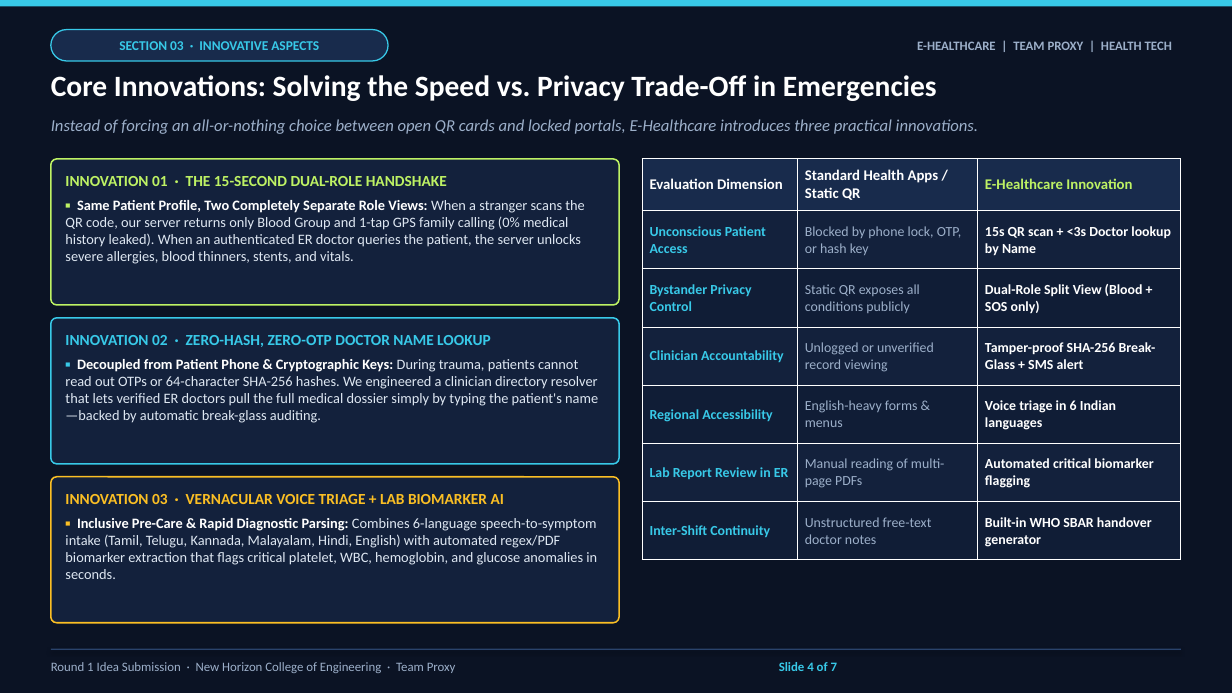
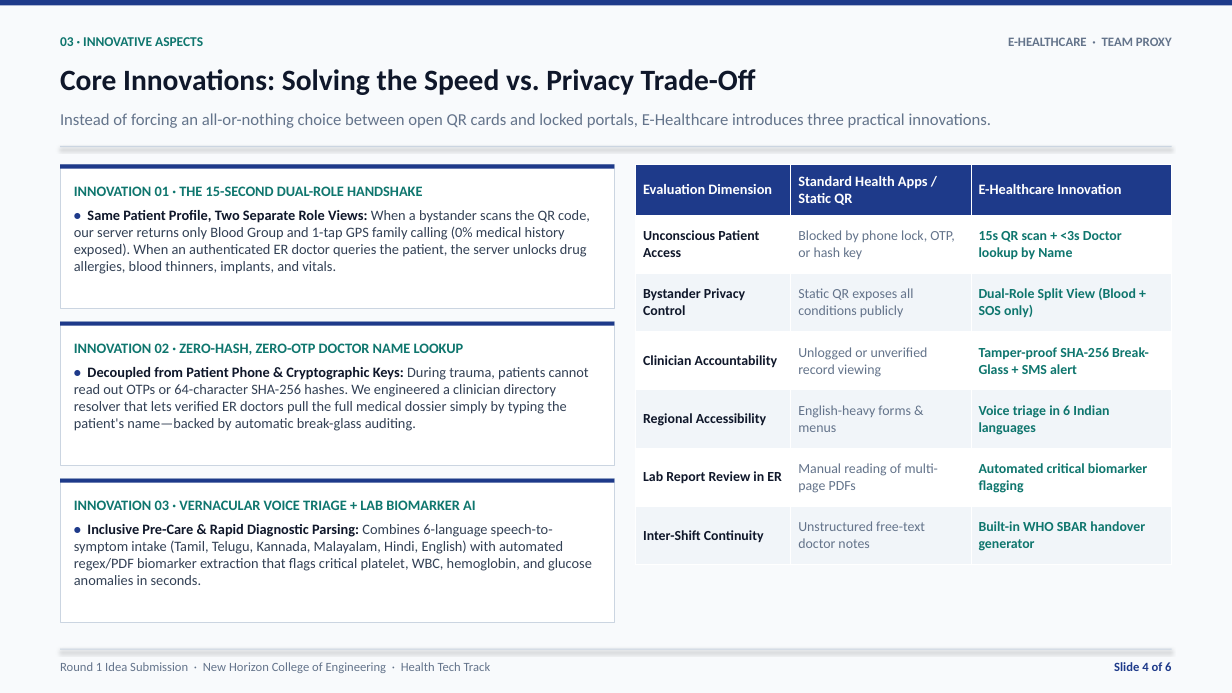
Before and after one commit to yogeshwaran2344/e-healthcare, a slide deck: slide 4 of Round1_Idea_Submission_Proxy.pptx. Drawn at 1232x693 pixels with LibreOffice and Linux fonts; fonts in the diff are those of the drawing. Boxes give left, top, right and bottom in pixels: in the first picture for what was removed or moved away, otherwise in the second. Text is boxed around its words. In the diff, an @@ line names an element or a change of style, - is before the commit and + after.

Commit message:
style(round1): redesign Round 1 deck with clean minimalist light palette and simplified team details

```diff
--- a/Round1_Idea_Submission_Proxy.pptx
+++ b/Round1_Idea_Submission_Proxy.pptx
@@ rectangle at (0, 0, 1232, 693): fill #0B1324 to #F8FAFC @@
@@ rectangle at (0, 0, 1232, 6): fill #38C9E8 to #1E3A8A @@
@@ text at (60, 37, 203, 46): text changed; text colour #38C9E8 to #0F766E @@
-SECTION 03 · INNOVATIVE ASPECTS
+03 · INNOVATIVE ASPECTS
@@ text "03 · INNOVATIVE ASPECTS": place and size @@
-text "03 · INNOVATIVE ASPECTS" at (51, 30, 388, 61)
+text "03 · INNOVATIVE ASPECTS" at (60, 37, 203, 46)
@@ text "03 · INNOVATIVE ASPECTS" at (60, 37, 203, 46): vertical alignment middle to top; fill #182B4C to none; outline #38C9E8 1 pt to none @@
@@ text "E-HEALTHCARE · TEAM PROXY" at (1008, 37, 1172, 46): vertical alignment middle to top @@
@@ text at (1008, 37, 1172, 46): text changed; text colour #9CAFC9 to #64748B @@
-E-HEALTHCARE | TEAM PROXY | HEALTH TECH
+E-HEALTHCARE · TEAM PROXY
@@ text at (60, 69, 756, 95): text changed; text colour #FFFFFF to #0F172A @@
-Core Innovations: Solving the Speed vs. Privacy Trade-Off in Emergencies
+Core Innovations: Solving the Speed vs. Privacy Trade-Off
@@ text "Instead of forcing an all-or-nothing ...": place and size @@
-text "Instead of forcing an all-or-nothing ..." at (51, 119, 978, 134)
+text "Instead of forcing an all-or-nothing ..." at (60, 113, 992, 128)
@@ text "Instead of forcing an all-or-nothing ..." at (60, 113, 992, 128): text colour #9CAFC9 to #64748B, italic off @@
@@ rectangle: place and size @@
-rectangle at (51, 649, 1181, 650)
+rectangle at (60, 146, 1172, 147)
@@ rectangle at (60, 146, 1172, 147): fill #2A436C to #CBD5E1 @@
@@ rectangle "INNOVATION 01 · THE 15-SECOND ...": place and size @@
-rectangle "INNOVATION 01 · THE 15-SECOND ..." at (51, 159, 619, 305)
+rectangle "INNOVATION 01 · THE 15-SECOND ..." at (60, 165, 615, 309)
@@ rectangle "INNOVATION 01 · THE 15-SECOND ..." at (60, 165, 615, 309): rounded rectangle to rectangle; fill #13213C to #FFFFFF; outline #BEF264 1.2 pt to #CBD5E1 0.75 pt @@
@@ rectangle added at (60, 165, 615, 168), fill #1E3A8A @@
@@ table at (636, 165, 1172, 565) @@
@@ fill #182B4C to #1E3A8A in row 1 @@
@@ fill #13213C to #FFFFFF in 9 cells @@
@@ fill #101D36 to #F1F5F9 in 9 cells @@
@@ size 11.5 to 11.2 pt in "Evaluation Dimension", "Standard Health Apps / Static QR", "E-Healthcare Innovation" @@
@@ text colour #BEF264 to #FFFFFF in "E-Healthcare Innovation" @@
@@ text colour #38C9E8 to #0F172A in "Unconscious Patient Access", "Bystander Privacy Control", "Clinician Accountability", "Regional Accessibility" and 2 more places @@
@@ text colour #9CAFC9 to #64748B in "Blocked by phone lock, OTP, or hash ...", "Static QR exposes all conditions publicly", "Unlogged or unverified record viewing", "English-heavy forms & menus" and 2 more places @@
@@ text colour #FFFFFF to #0F766E in "15s QR scan + <3s Doctor lookup ...", "Dual-Role Split View (Blood + SOS only)", "Tamper-proof SHA-256 Break-Glass + SMS alert", "Voice triage in 6 Indian languages" and 2 more places @@
@@ table: place and size @@
-table at (642, 159, 1181, 560)
+table at (636, 165, 1172, 565)
@@ text in rectangle at (74, 186, 422, 196): size 12 to 11.2 pt, text colour #BEF264 to #0F766E in "INNOVATION 01 · THE 15-SECOND DUAL-ROLE HANDSHAKE" @@
@@ text in rectangle at (74, 210, 590, 274): text changed; text colour #DEE7F2 to #334155 @@
-▪ Same Patient Profile, Two Completely Separate Role Views: When a stranger scans the QR code, our server returns only Blood Group and 1-tap GPS family calling (0% medical history leaked). When an authenticated ER doctor queries the patient, the server unlocks severe allergies, blood thinners, stents, and vitals.
+• Same Patient Profile, Two Separate Role Views: When a bystander scans the QR code, our server returns only Blood Group and 1-tap GPS family calling (0% medical history exposed). When an authenticated ER doctor queries the patient, the server unlocks drug allergies, blood thinners, implants, and vitals.
@@ rectangle "INNOVATION 02 · ZERO-HASH, ZERO-OTP ...": place and size @@
-rectangle "INNOVATION 02 · ZERO-HASH, ZERO-OTP ..." at (51, 318, 619, 464)
+rectangle "INNOVATION 02 · ZERO-HASH, ZERO-OTP ..." at (60, 322, 615, 466)
@@ rectangle "INNOVATION 02 · ZERO-HASH, ZERO-OTP ..." at (60, 322, 615, 466): rounded rectangle to rectangle; fill #13213C to #FFFFFF; outline #38C9E8 1.2 pt to #CBD5E1 0.75 pt @@
@@ rectangle added at (60, 322, 615, 325), fill #1E3A8A @@
@@ text in rectangle at (74, 343, 464, 355): size 12 to 11.2 pt, text colour #38C9E8 to #0F766E in "INNOVATION 02 · ZERO-HASH, ZERO-OTP DOCTOR NAME ..." @@
@@ text in rectangle at (74, 367, 589, 431): text changed; text colour #DEE7F2 to #334155 @@
-▪ Decoupled from Patient Phone & Cryptographic Keys: During trauma, patients cannot read out OTPs or 64-character SHA-256 hashes. We engineered a clinician directory resolver that lets verified ER doctors pull the full medical dossier simply by typing the patient's name—backed by automatic break-glass auditing.
+• Decoupled from Patient Phone & Cryptographic Keys: During trauma, patients cannot read out OTPs or 64-character SHA-256 hashes. We engineered a clinician directory resolver that lets verified ER doctors pull the full medical dossier simply by typing the patient's name—backed by automatic break-glass auditing.
@@ rectangle "INNOVATION 03 · VERNACULAR VOICE ...": place and size @@
-rectangle "INNOVATION 03 · VERNACULAR VOICE ..." at (51, 477, 619, 623)
+rectangle "INNOVATION 03 · VERNACULAR VOICE ..." at (60, 479, 615, 623)
@@ rectangle "INNOVATION 03 · VERNACULAR VOICE ..." at (60, 479, 615, 623): rounded rectangle to rectangle; fill #13213C to #FFFFFF; outline #FBBF24 1.2 pt to #CBD5E1 0.75 pt @@
@@ rectangle added at (60, 479, 615, 482), fill #1E3A8A @@
@@ text in rectangle at (74, 500, 476, 510): size 12 to 11.2 pt, text colour #FBBF24 to #0F766E in "INNOVATION 03 · VERNACULAR VOICE TRIAGE + ..." @@
@@ text in rectangle at (74, 524, 592, 585): text changed; text colour #DEE7F2 to #334155 @@
-▪ Inclusive Pre-Care & Rapid Diagnostic Parsing: Combines 6-language speech-to-symptom intake (Tamil, Telugu, Kannada, Malayalam, Hindi, English) with automated regex/PDF biomarker extraction that flags critical platelet, WBC, hemoglobin, and glucose anomalies in seconds.
+• Inclusive Pre-Care & Rapid Diagnostic Parsing: Combines 6-language speech-to-symptom intake (Tamil, Telugu, Kannada, Malayalam, Hindi, English) with automated regex/PDF biomarker extraction that flags critical platelet, WBC, hemoglobin, and glucose anomalies in seconds.
@@ rectangle added at (60, 649, 1172, 650), fill #CBD5E1 @@
@@ text at (60, 662, 491, 673): text changed; size 10 to 9.8 pt; text colour #9CAFC9 to #64748B @@
-Round 1 Idea Submission · New Horizon College of Engineering · Team Proxy Slide 4 of 7
+Round 1 Idea Submission · New Horizon College of Engineering · Health Tech Track
@@ text added at (1114, 662, 1171, 671), 9.8 pt, text #1E3A8A, bold @@
+Slide 4 of 6
```
Also in this commit, not shown: 5 other slides changed, 1 slide removed, 2 other files.
